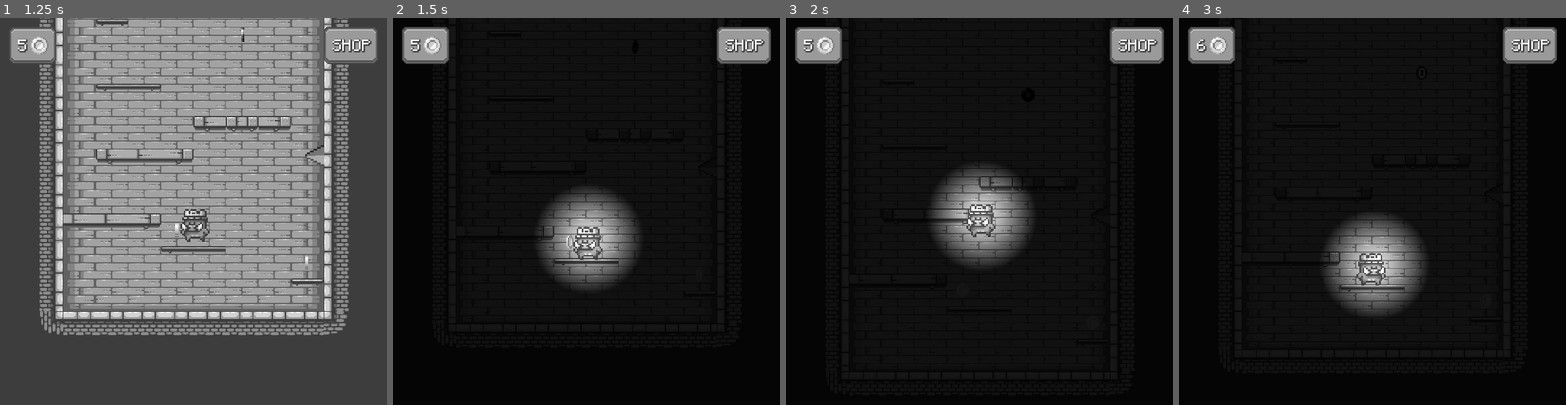
Above: before the commit, frames 1-4 (left to right).
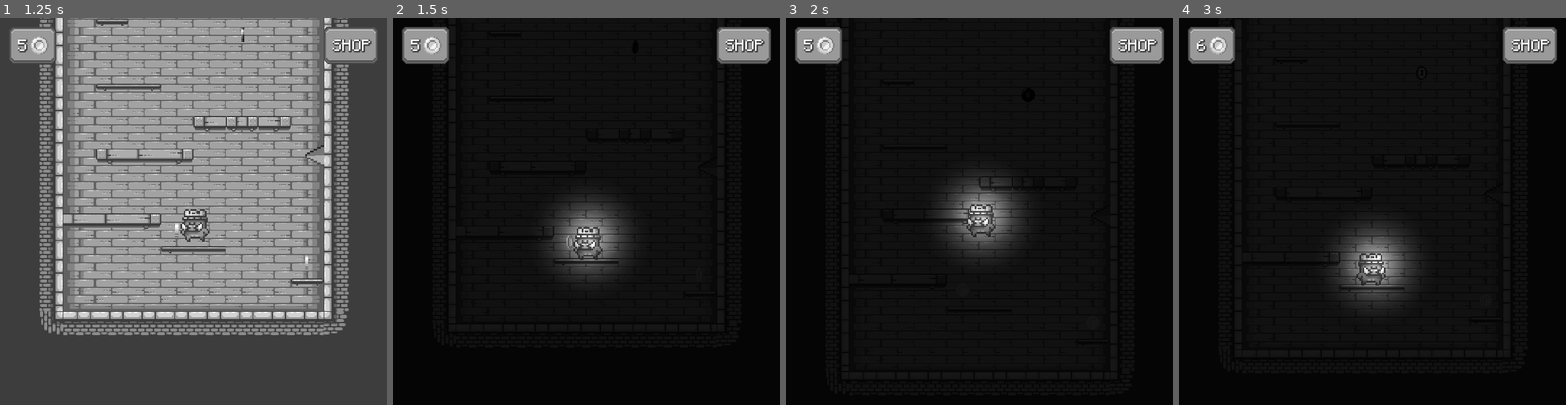
Above: after the commit, the same moments.

Repository: ofknee/the-messenger
Game: Godot game, scene res://scenes/game.tscn
Same seed, same stepped clock (60 frames per second), same inputs: the game is played once before the commit and once after it.
Inputs:
- Up to frame 1 (1.25 s): tap Q (dead) at 0.6 s; tap Up (jump) at 0.77 s
- Up to frame 2 (1.5 s): tap T (terror_mode) at 1.35 s
- Up to frame 3 (2 s): tap Up (jump) at 1.52 s
- Up to frame 4 (3 s): tap Left (walk_l) at 2.1 s; tap Right (walk_r) at 2.85 s

Frame 1 is identical in both runs. In frame 2, 3.9% of the frame differs, in the area x 38-63%, y 44-70%; in frame 3, 3.9%; in frame 4, 4.0%, in the area x 38-63%, y 51-76%.

Commit message:
flashlight & level-based shops

Diff:
--- a/scenes/camera_2d.gd
+++ b/scenes/camera_2d.gd
@@ -3,8 +3,7 @@
 @onready var unlocked = Global.unlocked
 
 func _ready() -> void:
-	pass # Replace with function body.
-
+	pass
 
 # Called every frame. 'delta' is the elapsed time since the previous frame.
 func _process(delta: float) -> void:
--- a/scenes/pay_button.gd
+++ b/scenes/pay_button.gd
@@ -12,9 +12,13 @@
 	Global.currency_changed.connect(payable)
 
 func setup():
-	label.text = name
-	price_display.text = str(price)
-	payable(0)
+	if thing in Global.unlocked.keys():
+		label.text = name
+		price_display.text = str(price)
+		payable(0) #check if should be disabled or now
+		show()
+	else:
+		hide()
 
 
 func _on_pressed() -> void:
--- a/scenes/player.tscn
+++ b/scenes/player.tscn
@@ -7,6 +7,7 @@
 [ext_resource type="Texture2D" uid="uid://dd2igh7e7k5sn" path="res://assets/character/Kings and Pigs/Sprites/02-King Pig/Run (38x28).png" id="2_qhqgy"]
 [ext_resource type="Texture2D" uid="uid://bfk3n2f55083q" path="res://assets/character/Kings and Pigs/Sprites/02-King Pig/Jump (38x28).png" id="4_smehm"]
 [ext_resource type="Texture2D" uid="uid://6wm4e8fx6ncb" path="res://assets/character/Kings and Pigs/Sprites/02-King Pig/Ground (38x28).png" id="5_ur7pv"]
+[ext_resource type="Texture2D" uid="uid://hisbm26472k3" path="res://resources/flashlight.tres" id="8_smehm"]
 
 [sub_resource type="AtlasTexture" id="AtlasTexture_a38lo"]
 atlas = ExtResource("1_tuyoq")
@@ -222,17 +223,6 @@
 
 [sub_resource type="CanvasItemMaterial" id="CanvasItemMaterial_fjrip"]
 blend_mode = 2
-
-[sub_resource type="Gradient" id="Gradient_yqjtg"]
-colors = PackedColorArray(1, 1, 1, 1, 0, 0, 0, 1)
-
-[sub_resource type="GradientTexture2D" id="GradientTexture2D_smehm"]
-gradient = SubResource("Gradient_yqjtg")
-width = 85
-height = 85
-fill = 1
-fill_from = Vector2(0.50869566, 0.4978261)
-fill_to = Vector2(0.12173913, 0.76304346)
 
 [node name="Player" type="CharacterBody2D" unique_id=1850920723]
 script = ExtResource("1_fjrip")
@@ -253,4 +243,4 @@
 energy = 1.5
 shadow_enabled = true
 shadow_color = Color(0.1254902, 0.22352941, 0.8235294, 0.9647059)
-texture = SubResource("GradientTexture2D_smehm")
+texture = ExtResource("8_smehm")
--- a/scripts/important/global.gd
+++ b/scripts/important/global.gd
@@ -8,7 +8,23 @@
 	"terrorMode" : false,
 	"color" : false,
 	"screenshake" : false,
+} if level == Level.BASIC else {
+	"animation" : false,
+	"sfx" : false,
+	"particles" : false,
+	"camera" : false,
+	"terrorMode" : false,
+	"color" : false,
+	"screenshake" : false,
 }
+
+enum Level {
+	BASIC,
+	SPIKES,
+	ADVANCED
+}
+var level = Level.BASIC
+
 
 var dead = false
 
